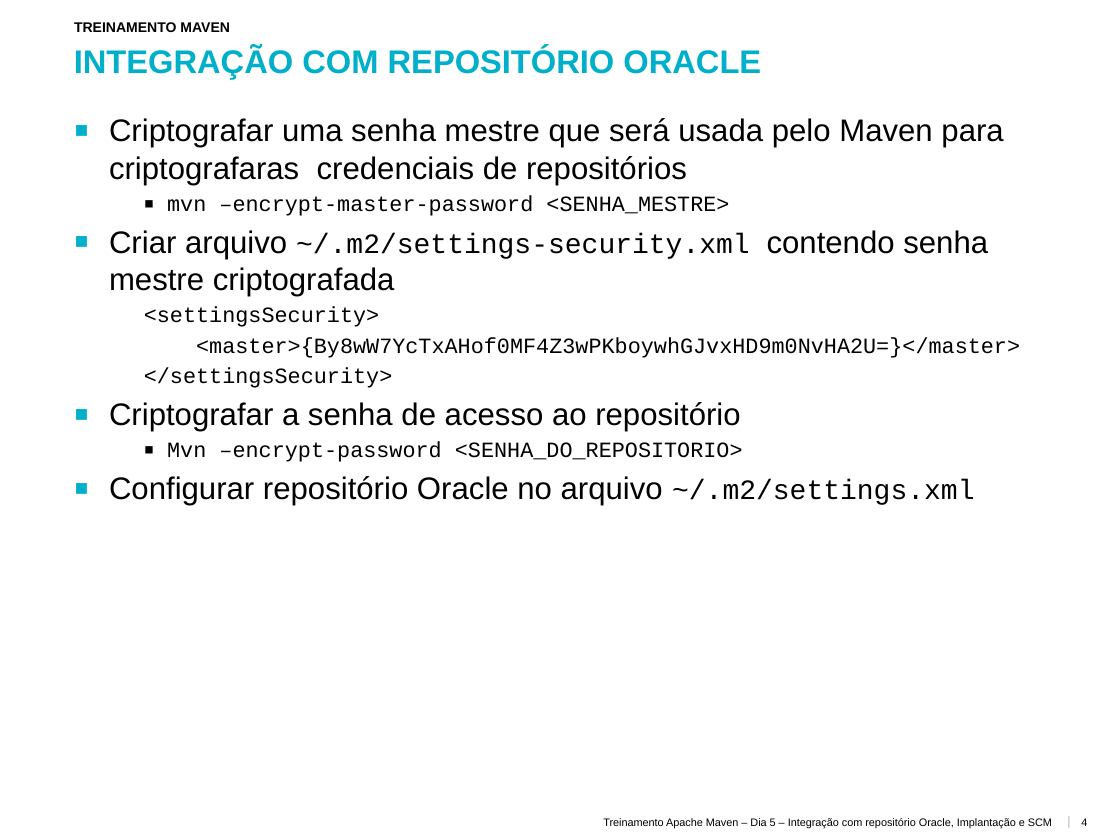
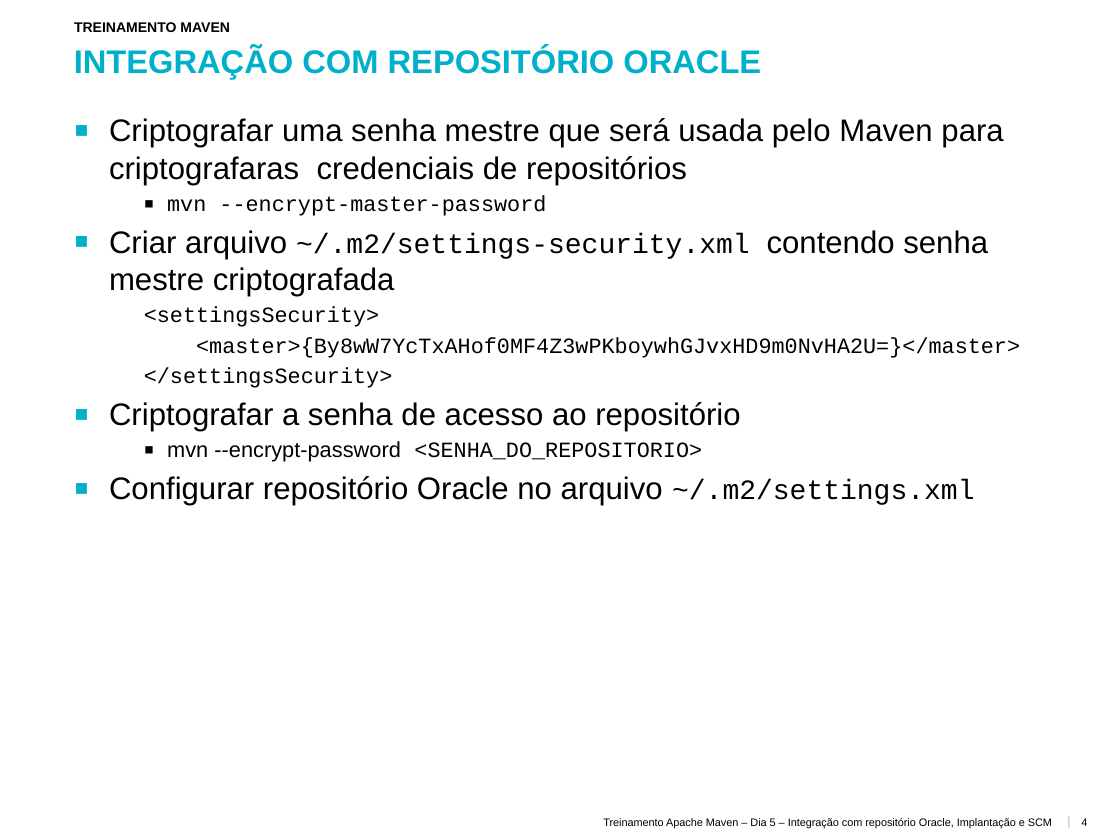
Before and after one commit to afamorim/treinamento_indra_maven, a slide deck: slide 4 of apresentacoes/TreinamentoMaven_Dia-5_RepositorioOracle_Deploy_SCM.pptx. Drawn at 1120x840 pixels with LibreOffice and Linux fonts; fonts in the diff are those of the drawing; background and template pictures are left out. Boxes give left, top, right and bottom in pixels: in the first picture for what was removed or moved away, otherwise in the second. Text is boxed around its words. In the diff, an @@ line names an element or a change of style, - is before the commit and + after.

```diff
--- a/apresentacoes/TreinamentoMaven_Dia-5_RepositorioOracle_Deploy_SCM.pptx
+++ b/apresentacoes/TreinamentoMaven_Dia-5_RepositorioOracle_Deploy_SCM.pptx
@@ text at (167, 195, 546, 216): text changed @@
-  ▪ mvn –encrypt-master-password <SENHA_MESTRE>
+  ▪ mvn --encrypt-master-password
@@ text at (167, 441, 702, 462): text changed @@
-  ▪ Mvn –encrypt-password <SENHA_DO_REPOSITORIO>
+  ▪ mvn --encrypt-password <SENHA_DO_REPOSITORIO>
```
Also in this commit, not shown: 7 other files.
